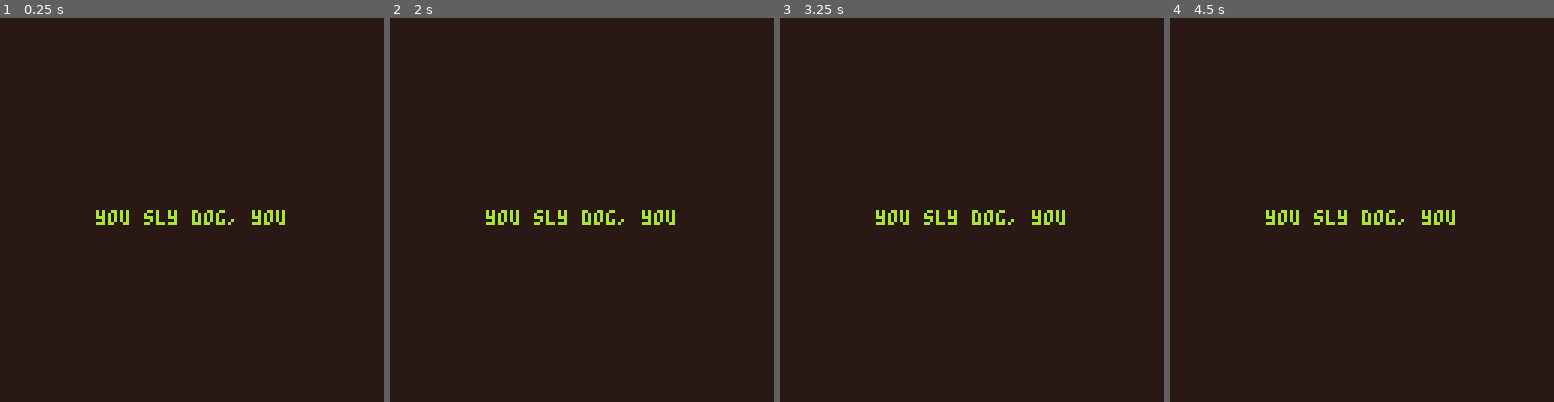
Above: before the commit, frames 1-4 (left to right).
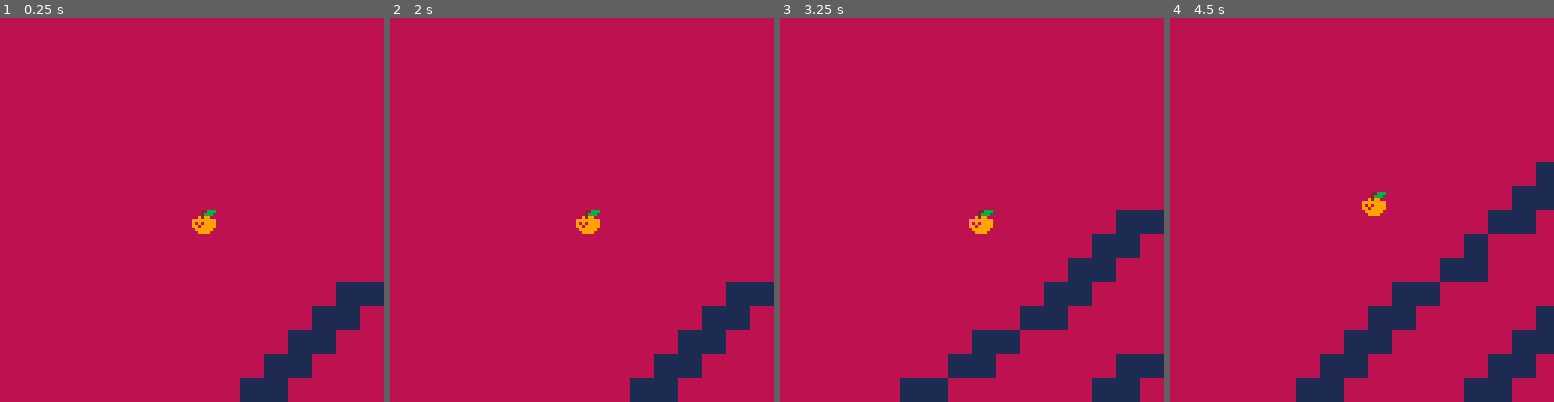
Above: after the commit, the same moments.

Repository: kitasuna/sheepdoggin
Game: PICO-8 cartridge sheepdoggin.p8
Same seed, same stepped clock (60 frames per second), same inputs: the game is played once before the commit and once after it.
Inputs:
- Up to frame 1 (0.25 s): no input
- Up to frame 2 (2 s): hold Left from 1.97 s (still down)
- Up to frame 3 (3.25 s): release Left at 2.37 s; hold Down 2.42-2.82 s; hold Right from 2.87 s (still down)
- Up to frame 4 (4.5 s): release Right at 3.53 s; hold Up 3.58-4.08 s; hold Right from 4.13 s (still down)

The runs differ from the first frame. In frame 1, 100% of the frame differs, in the area x 0-100%, y 0-100%; in frame 2, 100%; in frame 3, 100%; in frame 4, 100%.

Commit message:
basic camera movement

Diff:
--- /dev/null
+++ b/camerafollow.lua
@@ -0,0 +1,28 @@
+function _camera_init()
+ x_follow=64
+ y_follow=64
+end
+
+function _camera_update()
+ if btn(0) then x_follow-=1 end
+ if btn(1) then x_follow+=1 end
+ if btn(2) then y_follow-=1 end
+ if btn(3) then y_follow+=1 end
+end
+
+function _camera_draw()
+ --get player position and center camera
+ cam_x=x_follow-64
+ cam_y=y_follow-64
+
+ --do not move camera outside borders
+ cam_x=mid(0,cam_x,128)
+ cam_y=mid(0,cam_y,128)
+
+
+ camera(cam_x,cam_y)
+
+ cls(1)
+ map(0,0,0,0,32,32)
+ spr(128,x_follow,y_follow)
+end
--- a/sheepdoggin.p8
+++ b/sheepdoggin.p8
@@ -1,5 +1,5 @@
 pico-8 cartridge // http://www.pico-8.com
-version 42
+version 43
 __lua__
 
 -- Set palette first so that artists can work even with missing files xD
@@ -11,6 +11,7 @@
 #include player.lua
 #include sheep.lua
 #include vector2.lua
+#include camerafollow.lua
 
 -- globals for controlling time stuff
 _now = 0
@@ -25,6 +26,7 @@
 
   __update = update_game
   __draw = draw_game
+  _camera_init()
 end
 
 function _update60()
@@ -32,10 +34,12 @@
   local dt = _now - _last_ts
   __update(dt)
   _last_ts = _now
+  _camera_update()
 end
 
 function _draw()
   __draw()
+  _camera_draw()
 end
 
 
@@ -44,3 +48,101 @@
 
 
 
+…(66 lines of a section not shown)…
+__map__
+0000000081000000000081810000000000810000000000008282000000000000000000000000000000000000000000000000000000000000000000000000000000000000000000000000000000000000000000000000000000000000000000000000000000000000000000000000000000000000000000000000000000000000
+0000008181000000008181000000000081810000000000008200000000008200000000000000008282000000000000000000000000000000000000000000000000000000000000000000000000000000000000000000000000000000000000000000000000000000000000000000000000000000000000000000000000000000
+0081818100000000008100000000818100000000000000820000000000828200000000000000008200000000000000000000000000000000000000000000000000000000000000000000000000000000000000000000000000000000000000000000000000000000000000000000000000000000000000000000000000000000
+0081000000000000818100000081810000000000000082820000000082820000000000000000828200000000000000000000000000000000000000000000000000000000000000000000000000000000000000000000000000000000000000000000000000000000000000000000000000000000000000000000000000000000
+8181000000000081810000008181000000000000008282000000000082000000000000000082000000000000000000000000000000000000000000000000000000000000000000000000000000000000000000000000000000000000000000000000000000000000000000000000000000000000000000000000000000000000
+8100000000818181000000818100000000000000008200000000008200000000000000008200000000000000000000000000000000000000000000000000000000000000000000000000000000000000000000000000000000000000000000000000000000000000000000000000000000000000000000000000000000000000
+0000008181810000000081810000000000000000820000000000820000000000000000828200000000000000000000000000000000000000000000000000000000000000000000000000000000000000000000000000000000000000000000000000000000000000000000000000000000000000000000000000000000000000
+0000818100000000008181000000000000000082820000000082820000000000000082820000000000000000000000000000000000000000000000000000000000000000000000000000000000000000000000000000000000000000000000000000000000000000000000000000000000000000000000000000000000000000
+0081810000000000818100000000000000008282000000008282000000000000000082000000000000000000000000000000000000000000000000000000000000000000000000000000000000000000000000000000000000000000000000000000000000000000000000000000000000000000000000000000000000000000
+8181000000000081810000000000000000820000000000828200000000000000008200000000000000000000000000000000000000000000000000000000000000000000000000000000000000000000000000000000000000000000000000000000000000000000000000000000000000000000000000000000000000000000
+8100000000008181000000000000000082820000000082820000000000000000820000000000000000000000000000000000000000000000000000000000000000000000000000000000000000000000000000000000000000000000000000000000000000000000000000000000000000000000000000000000000000000000
+8100000000818100000000000000828200000000008282000000000000000082000000000000000000000000000000000000000000000000000000000000000000000000000000000000000000000000000000000000000000000000000000000000000000000000000000000000000000000000000000000000000000000000
+0000000081810000000000000082820000000000828200000000000000008200000000000000000000000000000000000000000000000000000000000000000000000000000000000000000000000000000000000000000000000000000000000000000000000000000000000000000000000000000000000000000000000000
+0000008181000000000000008282000000000082820000000000000000828200000000000000000000000000000000000000000000000000000000000000000000000000000000000000000000000000000000000000000000000000000000000000000000000000000000000000000000000000000000000000000000000000
+0081810000000000000000828200000000008282000000000000000082820000000000000000000000000000000000000000000000000000000000000000000000000000000000000000000000000000000000000000000000000000000000000000000000000000000000000000000000000000000000000000000000000000
+8181000000000000000082820000000000828200000000000000828200000000000000000000000000000000000000000000000000000000000000000000000000000000000000000000000000000000000000000000000000000000000000000000000000000000000000000000000000000000000000000000000000000000
+8100000000000000828200000000000082820000000000000082820000000000000000000000000000000000000000000000000000000000000000000000000000000000000000000000000000000000000000000000000000000000000000000000000000000000000000000000000000000000000000000000000000000000
+0000000000000082820000000000828282000000000000008282000000000000000000000000000000000000000000000000000000000000000000000000000000000000000000000000000000000000000000000000000000000000000000000000000000000000000000000000000000000000000000000000000000000000
+0000000000828200000000000082820000000000000000828200000000000000000000000000000000000000000000000000000000000000000000000000000000000000000000000000000000000000000000000000000000000000000000000000000000000000000000000000000000000000000000000000000000000000
+0000000082820000000000008282000000000000000082000000000000000000000000000000000000000000000000000000000000000000000000000000000000000000000000000000000000000000000000000000000000000000000000000000000000000000000000000000000000000000000000000000000000000000
+0000828282000000000000828200000000000000828200000000000000000000000000000000000000000000000000000000000000000000000000000000000000000000000000000000000000000000000000000000000000000000000000000000000000000000000000000000000000000000000000000000000000000000
+0082820000000000000082820000000000000082820000000000000000000000000000000000000000000000000000000000000000000000000000000000000000000000000000000000000000000000000000000000000000000000000000000000000000000000000000000000000000000000000000000000000000000000
+0082000000000000008282000000000000008282000000000000000000000000000000000000000000000000000000000000000000000000000000000000000000000000000000000000000000000000000000000000000000000000000000000000000000000000000000000000000000000000000000000000000000000000
+0000000000000000828200000000000000828200000000000000000000000000000000000000000000000000000000000000000000000000000000000000000000000000000000000000000000000000000000000000000000000000000000000000000000000000000000000000000000000000000000000000000000000000
+0000000000000082820000000000008282820000000000000000000000000000000000000000000000000000000000000000000000000000000000000000000000000000000000000000000000000000000000000000000000000000000000000000000000000000000000000000000000000000000000000000000000000000
+0000000000008282000000000000828200000000000000000000000000000000000000000000000000000000000000000000000000000000000000000000000000000000000000000000000000000000000000000000000000000000000000000000000000000000000000000000000000000000000000000000000000000000
+0000008282828200000000008282000000000000000000000000000000000000000000000000000000000000000000000000000000000000000000000000000000000000000000000000000000000000000000000000000000000000000000000000000000000000000000000000000000000000000000000000000000000000
+8282820000000000000082828200000000000000000000000000000000000000000000000000000000000000000000000000000000000000000000000000000000000000000000000000000000000000000000000000000000000000000000000000000000000000000000000000000000000000000000000000000000000000
+0000000000000082828282000000000000000000000000000000000000000000000000000000000000000000000000000000000000000000000000000000000000000000000000000000000000000000000000000000000000000000000000000000000000000000000000000000000000000000000000000000000000000000
+0000000082828282000000000000000000000000000000000000000000000000000000000000000000000000000000000000000000000000000000000000000000000000000000000000000000000000000000000000000000000000000000000000000000000000000000000000000000000000000000000000000000000000
+0082828282000000000000000000000000000000000000000000000000000000000000000000000000000000000000000000000000000000000000000000000000000000000000000000000000000000000000000000000000000000000000000000000000000000000000000000000000000000000000000000000000000000
Not shown, changed: 66 lines of the sprite sheet (__gfx__) section of sheepdoggin.p8
